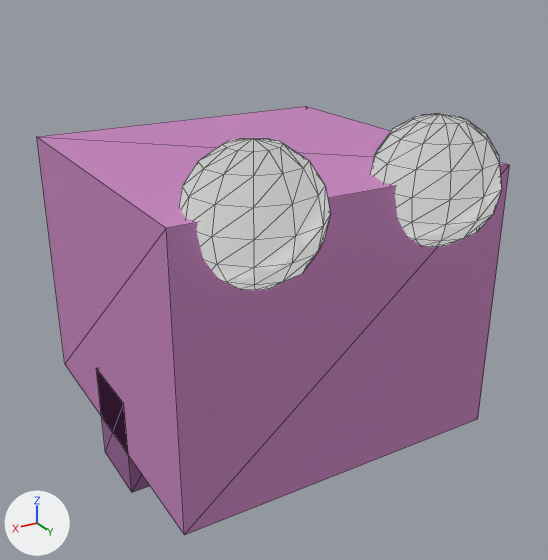
Before and after pictures for a commit that changed the glTF model apps/editor/assets/templates/platformer/model.enemy.glb.
Both versions are drawn from a 50 mm camera at (0.56, 0.985, 0.382) aimed at (-0.002, 0.049, -0.086). Lighting does not change. The marker at lower left points along +X, +Y and +Z. The older version comes first. Mesh edges are drawn as thin lines. Vertices at exactly the same position are counted once.

Objects in the first picture: 'enemy'.
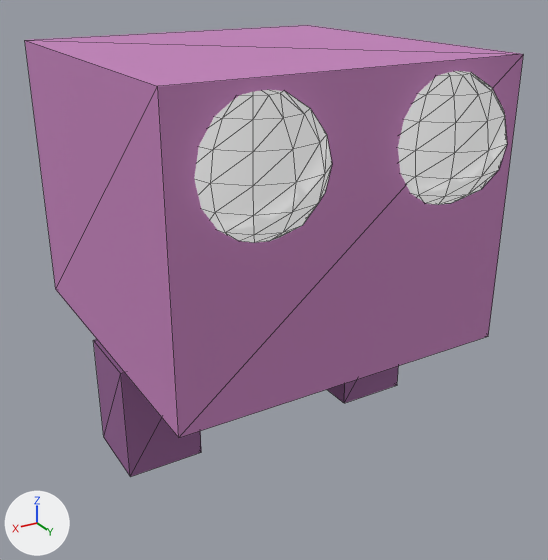
Diff of the bpy script that builds the scene:
```diff
--- a/apps/editor/assets/templates/platformer/model.enemy.glb.py
+++ b/apps/editor/assets/templates/platformer/model.enemy.glb.py
@@ me_enemy @@
 # used by ob_enemy; location = (0.0, 0.0, 0.0)
-me_enemy.from_pydata(...)  # 196 vertices, 372 faces; spans x -0.26..0.26, y -0.26..0.33, z -0.38..0.19
+me_enemy.from_pydata(...)  # 196 vertices, 372 faces; spans x -0.26..0.26, y -0.26..0.33, z -0.35..0.26
+# me_enemy part 1: the loose piece of 8 vertices spanning x -0.26..0.26, y -0.26..0.26, z -0.31..0.11 is moved by (0.0, 0.0, 0.15)
+# me_enemy part 2: the loose piece of 86 vertices spanning x 0.05..0.23, y 0.15..0.33, z 0.01..0.19 is moved by (0.0, 0.0, 0.06)
+# me_enemy part 3: the loose piece of 86 vertices spanning x -0.23..-0.05, y 0.15..0.33, z 0.01..0.19 is moved by (0.0, 0.0, 0.06)
+# me_enemy part 4: the loose piece of 8 vertices spanning x 0.14..0.26, y -0.06..0.06, z -0.38..-0.22 is scaled about its middle by (1, 1, 1.13), then moved by (0.0, 0.0, 0.04)
+# me_enemy part 5: the loose piece of 8 vertices spanning x -0.26..-0.14, y -0.06..0.06, z -0.38..-0.22 is scaled about its middle by (1, 1, 1.13), then moved by (0.0, 0.0, 0.04)
 me_enemy.materials.append(mat_material_0)
```

Boxes [x1, y1, x2, y2] around the edits, measured in the pictures (548 x 560 px; the box of a moved part takes in the faces that stretch with it):
'enemy', reshaped: before [37, 106, 510, 535]; after [25, 25, 523, 477]
part 1 of me_enemy, moved or reshaped: before [37, 106, 510, 535]; after [25, 25, 523, 438]
part 2 of me_enemy, moved or reshaped: before [179, 138, 331, 290]; after [194, 90, 332, 243]
part 3 of me_enemy, moved or reshaped: before [370, 114, 501, 247]; after [398, 71, 507, 205]
part 4 of me_enemy, moved or reshaped: before [96, 368, 150, 492]; after [93, 339, 201, 477]
part 5 of me_enemy, moved or reshaped (not visible before): after [327, 366, 398, 403]
